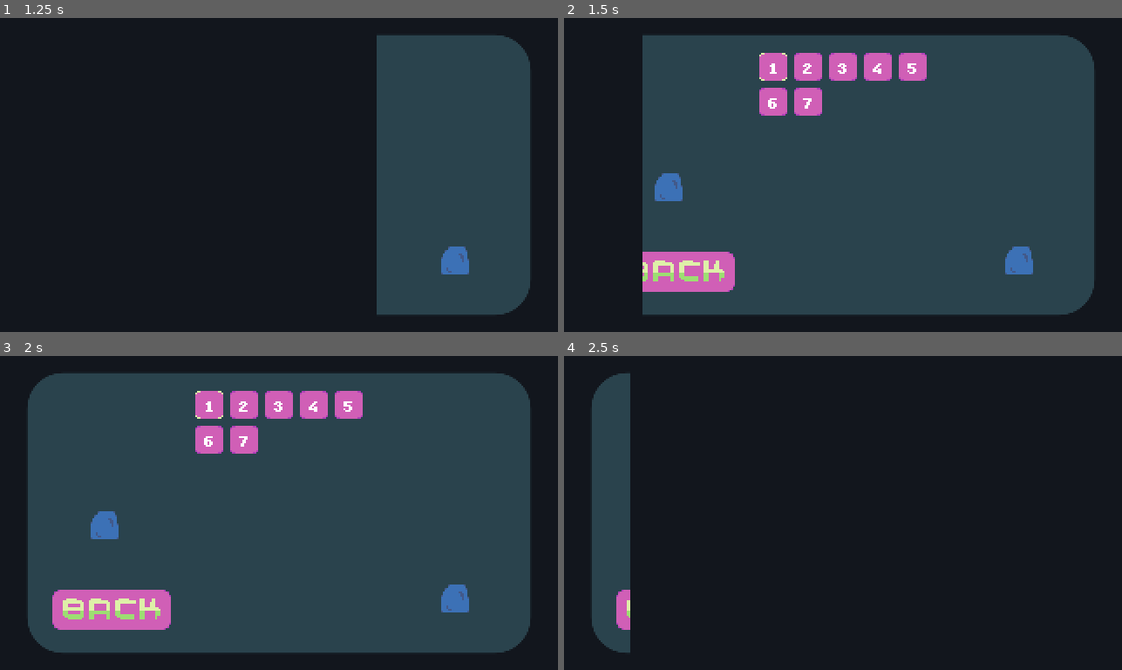
Above: before the commit, frames 1-4 (two rows, left to right).
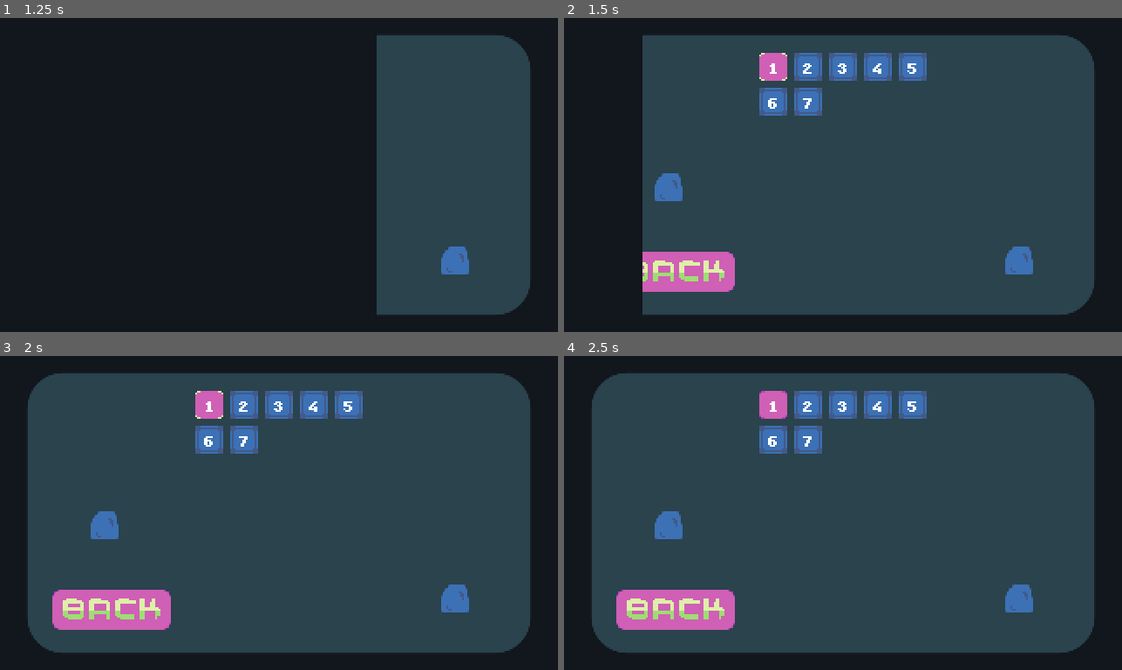
Above: after the commit, the same moments.

Repository: genericuser990/GameJamTowerTheme
Game: Godot game, scene res://Scenes/SceneManager.tscn
Two runs of this game, one before a commit and one after it. Both use one fixed random seed, a clock stepped at 60 frames per second and the inputs below.
Inputs (mouse positions are in pixels of both pictures, inside the frame that each line leads up to):
- Up to frame 1 (1.25 s): click (256, 244) at 0.5 s
- Up to frame 2 (1.5 s): click "1" at 1.25 s
- Up to frame 3 (2 s): no input
- Up to frame 4 (2.5 s): click "2" at 2 s

Frame 1 is identical in both runs. In frame 2, 2.5% of the frame differs, in the area x 35-65%, y 11-32%; in frame 3, 2.5%; in frame 4, 74%, in the area x 11-95%, y 5-95%.

Commit message:
added lock to levels

Diff:
--- a/Scenes/Levels/Level5.tscn
+++ b/Scenes/Levels/Level5.tscn
@@ -1,12 +1,15 @@
-[gd_scene load_steps=6 format=2]
+[gd_scene load_steps=7 format=2]
 
 [ext_resource path="res://Scenes/Boat.tscn" type="PackedScene" id=1]
 [ext_resource path="res://Scenes/Monster.tscn" type="PackedScene" id=2]
 [ext_resource path="res://Scenes/Rock.tscn" type="PackedScene" id=3]
 [ext_resource path="res://Scenes/Lighthouse.tscn" type="PackedScene" id=4]
 [ext_resource path="res://Sprites/bg.png" type="Texture" id=5]
+[ext_resource path="res://Scenes/waveParticles.tscn" type="PackedScene" id=6]
 
 [node name="Level5" type="YSort"]
+
+[node name="WaveParticles" parent="." instance=ExtResource( 6 )]
 
 [node name="Monster" parent="." instance=ExtResource( 2 )]
 position = Vector2( 50, 54 )
--- a/Scenes/ui/LevelSelectButton.tscn
+++ b/Scenes/ui/LevelSelectButton.tscn
@@ -1,10 +1,11 @@
-[gd_scene load_steps=6 format=2]
+[gd_scene load_steps=7 format=2]
 
 [ext_resource path="res://Sprites/levelSelectButton/buttonPressed.png" type="Texture" id=1]
 [ext_resource path="res://Sprites/levelSelectButton/buttonHover.png" type="Texture" id=2]
 [ext_resource path="res://Sprites/levelSelectButton/buttonIdle.png" type="Texture" id=3]
 [ext_resource path="res://ThemesFonts/menuTheme.tres" type="Theme" id=4]
 [ext_resource path="res://Scripts/LevelSelectButton.gd" type="Script" id=5]
+[ext_resource path="res://Sprites/levelSelectButton/buttonLocked.png" type="Texture" id=6]
 
 [node name="LevelSelectButton" type="TextureButton"]
 margin_right = 16.0
@@ -14,6 +15,11 @@
 texture_hover = ExtResource( 2 )
 script = ExtResource( 5 )
 
+[node name="TextureRect" type="TextureRect" parent="." groups=["levelSelectButtons"]]
+margin_right = 16.0
+margin_bottom = 16.0
+texture = ExtResource( 6 )
+
 [node name="Label" type="Label" parent="."]
 anchor_right = 1.0
 anchor_bottom = 1.0
--- a/Scenes/ui/Menu.tscn
+++ b/Scenes/ui/Menu.tscn
@@ -7,10 +7,12 @@
 [ext_resource path="res://Sprites/levelSelectButton/backButtonPressed.png" type="Texture" id=5]
 [ext_resource path="res://Sprites/levelSelectButton/backButtonHover.png" type="Texture" id=6]
 [ext_resource path="res://Sprites/levelSelectButton/backButtonIdle.png" type="Texture" id=7]
+[ext_resource path="res://Scripts/Menu.gd" type="Script" id=8]
 
 [node name="Menu" type="Control"]
 anchor_right = 1.0
 anchor_bottom = 1.0
+script = ExtResource( 8 )
 
 [node name="ViewportContainer" type="ViewportContainer" parent="."]
 margin_right = 320.0
@@ -59,13 +61,14 @@
 
 [node name="LevelSelectButton" parent="ViewportContainer/Viewport/Panel/MarginContainer/GridContainer" instance=ExtResource( 1 )]
 level = 1
+isLocked = false
 
 [node name="LevelSelectButton2" parent="ViewportContainer/Viewport/Panel/MarginContainer/GridContainer" instance=ExtResource( 1 )]
 margin_left = 20.0
 margin_right = 36.0
 level = 2
 
-[node name="Label" parent="ViewportContainer/Viewport/Panel/MarginContainer/GridContainer/LevelSelectButton2" index="0"]
+[node name="Label" parent="ViewportContainer/Viewport/Panel/MarginContainer/GridContainer/LevelSelectButton2" index="1"]
 text = " 2"
 
 [node name="LevelSelectButton3" parent="ViewportContainer/Viewport/Panel/MarginContainer/GridContainer" instance=ExtResource( 1 )]
@@ -73,7 +76,7 @@
 margin_right = 56.0
 level = 3
 
-[node name="Label" parent="ViewportContainer/Viewport/Panel/MarginContainer/GridContainer/LevelSelectButton3" index="0"]
+[node name="Label" parent="ViewportContainer/Viewport/Panel/MarginContainer/GridContainer/LevelSelectButton3" index="1"]
 text = " 3"
 
 [node name="LevelSelectButton4" parent="ViewportContainer/Viewport/Panel/MarginContainer/GridContainer" instance=ExtResource( 1 )]
@@ -81,7 +84,7 @@
 margin_right = 76.0
 level = 4
 
-[node name="Label" parent="ViewportContainer/Viewport/Panel/MarginContainer/GridContainer/LevelSelectButton4" index="0"]
+[node name="Label" parent="ViewportContainer/Viewport/Panel/MarginContainer/GridContainer/LevelSelectButton4" index="1"]
 text = " 4"
 
 [node name="LevelSelectButton5" parent="ViewportContainer/Viewport/Panel/MarginContainer/GridContainer" instance=ExtResource( 1 )]
@@ -89,7 +92,7 @@
 margin_right = 96.0
 level = 5
 
-[node name="Label" parent="ViewportContainer/Viewport/Panel/MarginContainer/GridContainer/LevelSelectButton5" index="0"]
+[node name="Label" parent="ViewportContainer/Viewport/Panel/MarginContainer/GridContainer/LevelSelectButton5" index="1"]
 text = " 5"
 
 [node name="LevelSelectButton6" parent="ViewportContainer/Viewport/Panel/MarginContainer/GridContainer" instance=ExtResource( 1 )]
@@ -97,7 +100,7 @@
 margin_bottom = 36.0
 level = 6
 
-[node name="Label" parent="ViewportContainer/Viewport/Panel/MarginContainer/GridContainer/LevelSelectButton6" index="0"]
+[node name="Label" parent="ViewportContainer/Viewport/Panel/MarginContainer/GridContainer/LevelSelectButton6" index="1"]
 text = " 6"
 
 [node name="LevelSelectButton7" parent="ViewportContainer/Viewport/Panel/MarginContainer/GridContainer" instance=ExtResource( 1 )]
@@ -107,7 +110,7 @@
 margin_bottom = 36.0
 level = 7
 
-[node name="Label" parent="ViewportContainer/Viewport/Panel/MarginContainer/GridContainer/LevelSelectButton7" index="0"]
+[node name="Label" parent="ViewportContainer/Viewport/Panel/MarginContainer/GridContainer/LevelSelectButton7" index="1"]
 text = " 7"
 
 [node name="Rock" parent="ViewportContainer/Viewport" instance=ExtResource( 4 )]
--- a/Scripts/LevelSelectButton.gd
+++ b/Scripts/LevelSelectButton.gd
@@ -2,17 +2,29 @@
 
 export var level : int = 0
 
+onready var lockedTexture = $TextureRect
+export var isLocked = true
 func _ready():
+	add_to_group("levelSelectButtons")
+	#isLocked = false
+	if !isLocked:
+		lockedTexture.visible = false
 
 	connect("pressed", self, "_on_LevelSelectButton_pressed")
 	connect("mouse_entered", self, "onMouseEnter")
 
 func _on_LevelSelectButton_pressed():
-	Global.audioManager.playSelect()
-	Global.isPaused = false
-	Global.sceneManager.setScene(level)
-	Global.sceneManager.setGUI("res://Scenes/ui/Gameplay.tscn")
-	Global.audioManager.setBgSong(1)
+	if !isLocked:
+		Global.audioManager.playSelect()
+		Global.isPaused = false
+		Global.sceneManager.setScene(level)
+		Global.sceneManager.setGUI("res://Scenes/ui/Gameplay.tscn")
+		Global.audioManager.setBgSong(1)
 
 func onMouseEnter():
 	Global.audioManager.playOnButton()
+
+func unlock(index):
+	if index >= level:
+		isLocked = false
+		lockedTexture.visible = false
--- /dev/null
+++ b/Scripts/Menu.gd
@@ -0,0 +1,4 @@
+extends Control
+
+func _ready():
+	get_tree().call_group("levelSelectButtons", "unlock", Global.sceneManager.levelIndex)
--- a/Scripts/SceneManager.gd
+++ b/Scripts/SceneManager.gd
@@ -81,6 +81,7 @@
 		setScene(-1)
 		return
 	setScene(levelIndex + 1)
+
 	Global.isPaused = false
 
 func reloadCurrentScene():
Not shown: 1 places in Scenes/ui/Menu.tscn that only renumber resources
Binary file added: Sprites/levelSelectButton/buttonLocked.png
Not shown, added: Sprites/levelSelectButton/buttonLocked.png.import
